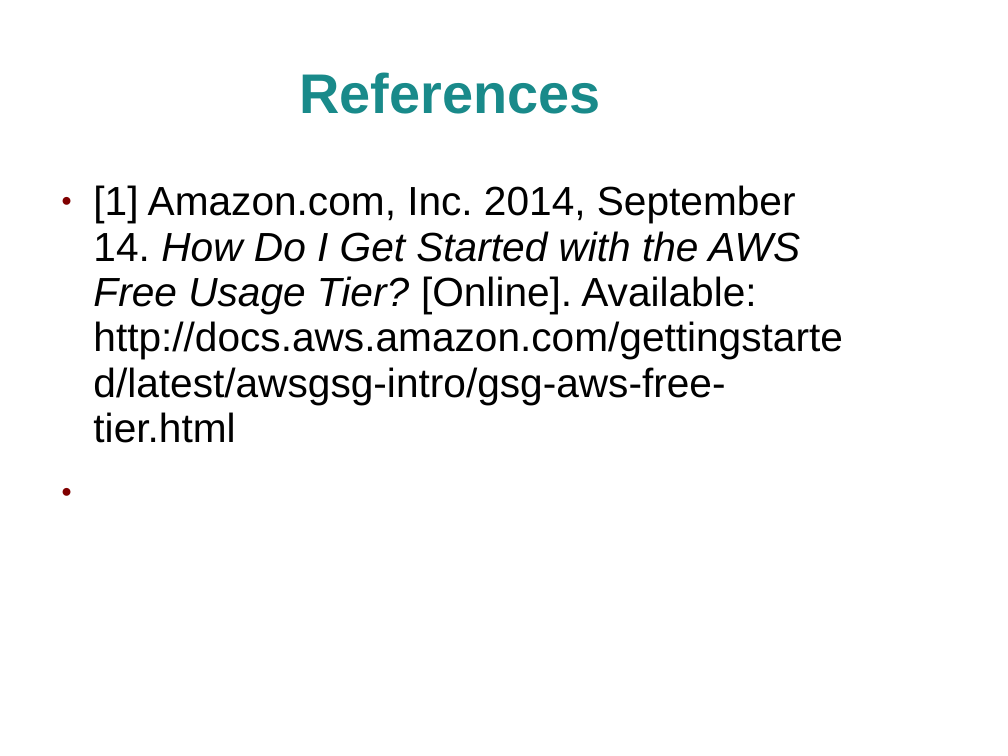
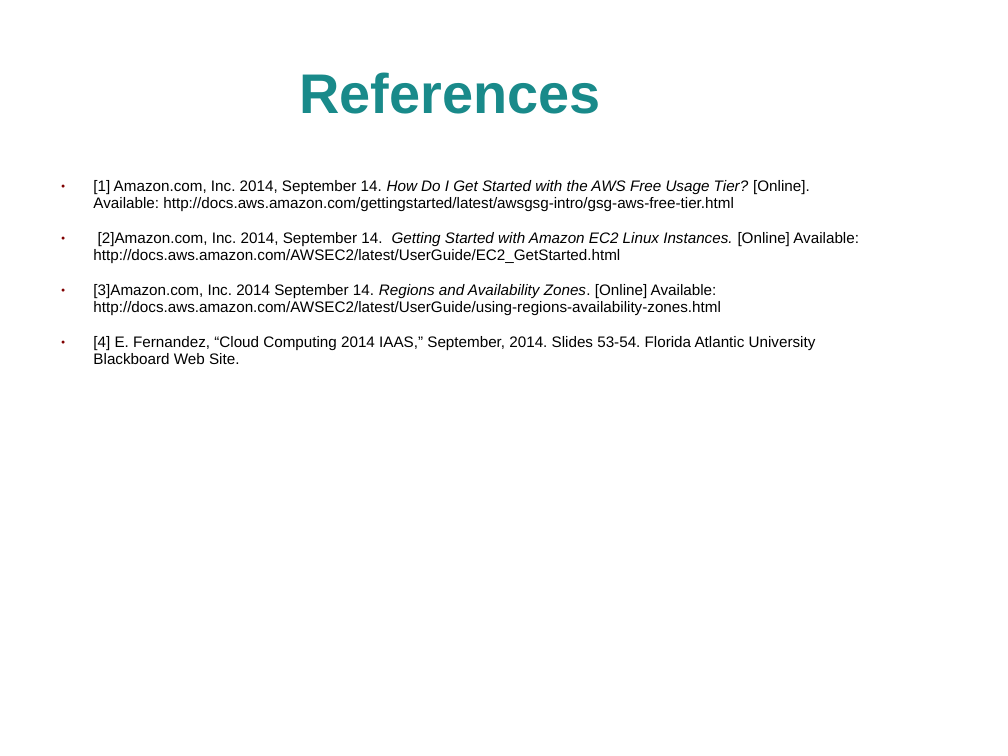
Before and after one commit to jhancock1975/cloud, a slide deck: slide 9 of assignment-1/assignment-1.ppt (slide 5 before the commit). Drawn at 1008x756 pixels with LibreOffice and Linux fonts; fonts in the diff are those of the drawing; background and template pictures are left out. Boxes give left, top, right and bottom in pixels: in the first picture for what was removed or moved away, otherwise in the second. Text is boxed around its words. In the diff, an @@ line names an element or a change of style, - is before the commit and + after.

Commit message:
adding to slides

```diff
--- a/assignment-1/assignment-1.ppt
+++ b/assignment-1/assignment-1.ppt
@@ text at (x1=93, y1=180, x2=810, y2=211): size 32 to 12 pt in "[1] Amazon.com, Inc. 2014, September 14. How ..." @@
@@ text at (x1=93, y1=232, x2=859, y2=364): paragraphs added @@
+● [2]Amazon.com, Inc. 2014, September 14. Getting Started with Amazon EC2 Linux Instances. [Online] Available: http://docs.aws.amazon.com/AWSEC2/latest/UserGuide/EC2_GetStarted.html
+● [3]Amazon.com, Inc. 2014 September 14. Regions and Availability Zones. [Online] Available: http://docs.aws.amazon.com/AWSEC2/latest/UserGuide/using-regions-availability-zones.html
+● [4] E. Fernandez, “Cloud Computing 2014 IAAS,” September, 2014. Slides 53-54. Florida Atlantic University Blackboard Web Site.
```
Also in this commit, not shown: 1 other slide changed, 4 slides added, 1 other file.
